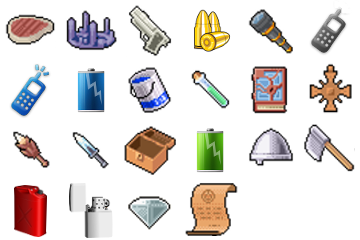
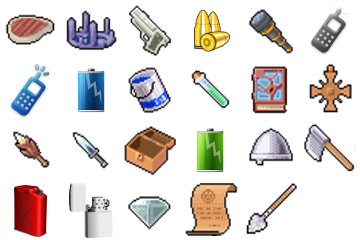
Two versions of the same layered image (w=360, h=240). Layer-by-layer changes:
added layer "Shovel" above "Scroll" over 246, 183, 297, 235
